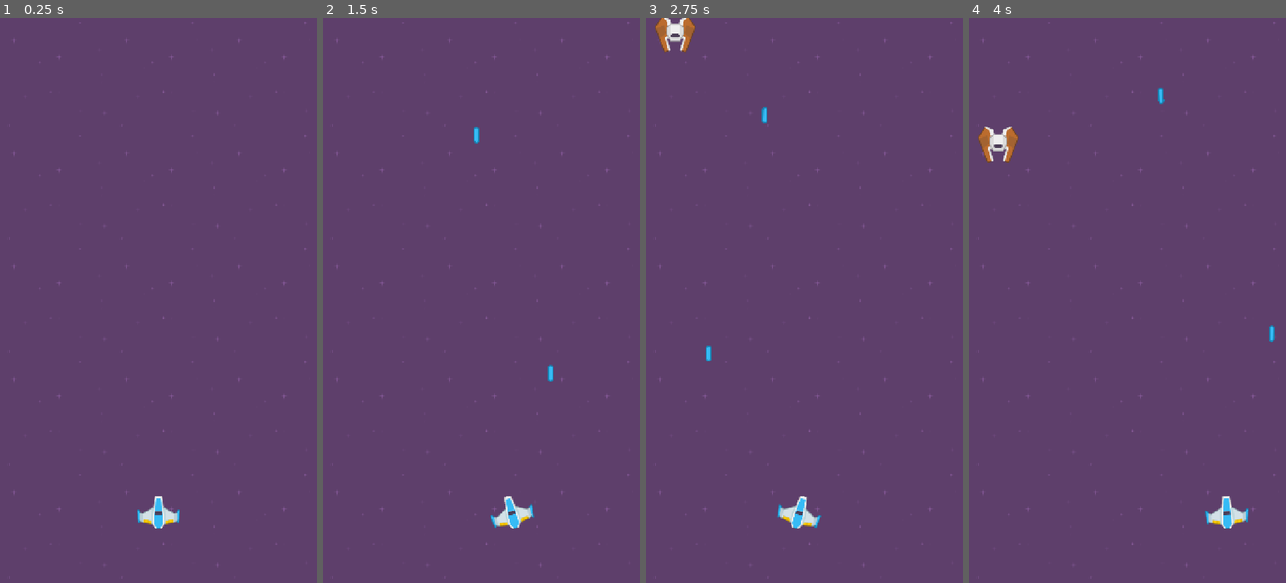
Above: before the commit, frames 1-4 (left to right).
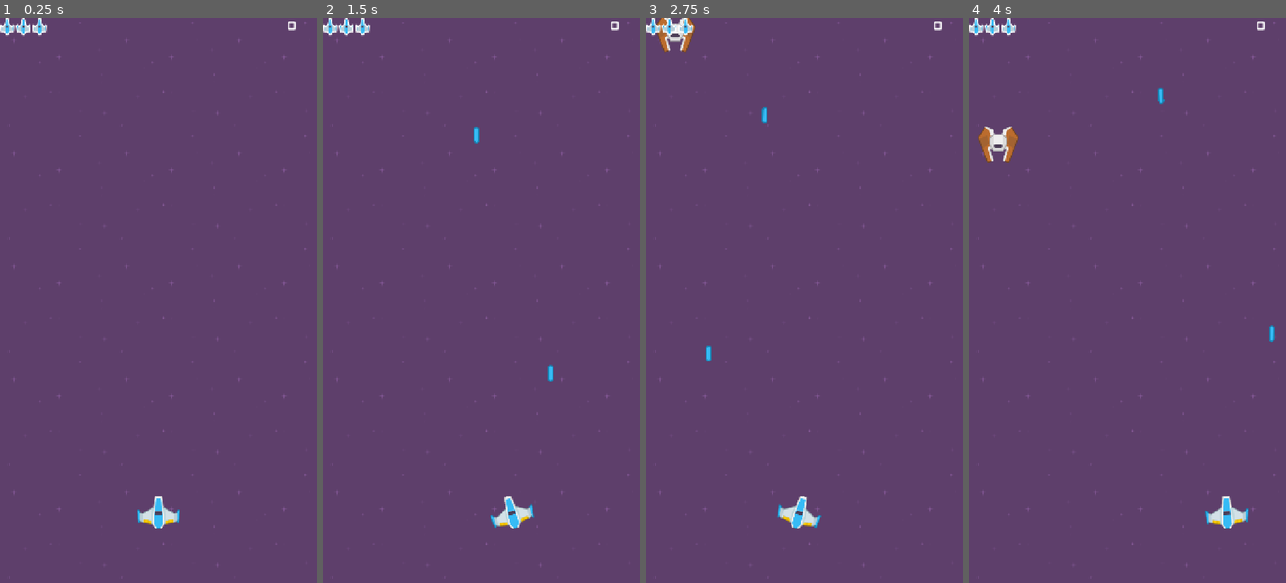
Above: after the commit, the same moments.

Repository: Gael046/Godot-Engine
Game: Godot game, scene res://Scenes/main.tscn
Two runs of this game, one before a commit and one after it. Both use one fixed random seed, a clock stepped at 60 frames per second and the inputs below.
Inputs (mouse positions are in pixels of both pictures, inside the frame that each line leads up to):
- Up to frame 1 (0.25 s): no input
- Up to frame 2 (1.5 s): tap Enter at 0.5 s; move the mouse to (551, 272) at 0.52 s; press the mouse at (551, 272) at 0.53 s; hold Right (move_right) 0.53-1.28 s; move the mouse to (418, 328) at 1.27 s; release the mouse at (418, 328) at 1.28 s; hold Left (move_left) from 1.28 s (still down); click (418, 328) at 1.35 s
- Up to frame 3 (2.75 s): move the mouse to (836, 176) at 2.02 s; release Left (move_left) at 2.03 s; press the mouse at (836, 176) at 2.03 s; hold Right (move_right) from 2.03 s (still down)
- Up to frame 4 (4 s): move the mouse to (1111, 413) at 2.77 s; release the mouse at (1111, 413) at 2.78 s; click (1111, 413) at 2.85 s; move the mouse to (1222, 385) at 3.52 s; release Right (move_right) at 3.53 s; press the mouse at (1222, 385) at 3.53 s; hold Left (move_left) from 3.53 s (still down)

The runs differ from the first frame. In frame 1, 0.3% of the frame differs, in the area x 0-94%, y 0-4%; in frame 2, 0.3%; in frame 3, 0.3%; in frame 4, 0.3%.

Commit message:
1.5

Diff:
--- /dev/null
+++ b/TD1/Scenes/hud.tscn
@@ -0,0 +1,62 @@
+[gd_scene format=3 uid="uid://bb830e54nxi8f"]
+
+[ext_resource type="Script" uid="uid://dlfddogs8ig4o" path="res://Scripts/hud.gd" id="1_bjfho"]
+[ext_resource type="FontFile" uid="uid://kebcj1dqllk2" path="res://KennyAssets/SpaceShooterRedux/Bonus/kenvector_future.ttf" id="1_e0onf"]
+[ext_resource type="Texture2D" uid="uid://dkw1qi8pwrgg3" path="res://KennyAssets/SpaceShooterRedux/UI/playerLife1_blue.png" id="2_fccik"]
+
+[node name="Hud" type="CanvasLayer" unique_id=1156008407]
+process_mode = 3
+script = ExtResource("1_bjfho")
+
+[node name="Label" type="Label" parent="." unique_id=149724642]
+anchors_preset = 1
+anchor_left = 1.0
+anchor_right = 1.0
+offset_left = -67.0
+offset_bottom = 23.0
+grow_horizontal = 0
+theme_override_fonts/font = ExtResource("1_e0onf")
+theme_override_font_sizes/font_size = 30
+text = "0"
+
+[node name="HBoxContainer" type="HBoxContainer" parent="." unique_id=499038427]
+offset_right = 40.0
+offset_bottom = 40.0
+
+[node name="TextureRect" type="TextureRect" parent="HBoxContainer" unique_id=1964506906]
+layout_mode = 2
+texture = ExtResource("2_fccik")
+
+[node name="TextureRect2" type="TextureRect" parent="HBoxContainer" unique_id=144286244]
+layout_mode = 2
+texture = ExtResource("2_fccik")
+
+[node name="TextureRect3" type="TextureRect" parent="HBoxContainer" unique_id=1216990329]
+layout_mode = 2
+texture = ExtResource("2_fccik")
+
+[node name="Panel" type="Panel" parent="." unique_id=718220839]
+anchors_preset = 15
+anchor_right = 1.0
+anchor_bottom = 1.0
+grow_horizontal = 2
+grow_vertical = 2
+
+[node name="Button" type="Button" parent="Panel" unique_id=1754889111]
+layout_mode = 0
+offset_left = 181.0
+offset_top = 1185.0
+offset_right = 249.0
+offset_bottom = 1216.0
+text = "Rejouer"
+
+[node name="Button2" type="Button" parent="Panel" unique_id=1647539859]
+layout_mode = 0
+offset_left = 455.0
+offset_top = 1181.0
+offset_right = 520.0
+offset_bottom = 1212.0
+text = "Quitter"
+
+[connection signal="pressed" from="Panel/Button" to="." method="_on_button_pressed"]
+[connection signal="pressed" from="Panel/Button2" to="." method="_on_button_2_pressed"]
--- a/TD1/Scenes/main.tscn
+++ b/TD1/Scenes/main.tscn
@@ -1,21 +1,24 @@
-[gd_scene load_steps=4 format=3]
+[gd_scene format=3 uid="uid://bytdkhpmpdp8i"]
 
-[ext_resource type="Texture2D" path="res://KennyAssets/SpaceShooterRedux/Backgrounds/purple.png" id="1"]
+[ext_resource type="Texture2D" uid="uid://dtnl7mrf7dbqe" path="res://KennyAssets/SpaceShooterRedux/Backgrounds/purple.png" id="1"]
 [ext_resource type="PackedScene" path="res://Scenes/enemy_spawner.tscn" id="3"]
-[ext_resource type="PackedScene" path="res://Scenes/player.tscn" id="4"]
+[ext_resource type="PackedScene" uid="uid://dsc3qbidoshdp" path="res://Scenes/player.tscn" id="4"]
+[ext_resource type="PackedScene" uid="uid://bb830e54nxi8f" path="res://Scenes/hud.tscn" id="4_jjvhh"]
 
-[node name="Main" type="Node2D"]
+[node name="Main" type="Node2D" unique_id=335236134]
 
-[node name="Background" type="Sprite2D" parent="."]
+[node name="Background" type="Sprite2D" parent="." unique_id=538543751]
 texture_repeat = 2
 texture = ExtResource("1")
 region_enabled = true
 region_rect = Rect2(0, 0, 1024, 2304)
 
-[node name="Camera2D" type="Camera2D" parent="."]
+[node name="Camera2D" type="Camera2D" parent="." unique_id=508351635]
 
-[node name="EnemySpawner" parent="." instance=ExtResource("3")]
+[node name="EnemySpawner" parent="." unique_id=669801938 instance=ExtResource("3")]
 position = Vector2(0, -850)
 
-[node name="Player" parent="." instance=ExtResource("4")]
+[node name="Player" parent="." unique_id=148790817 instance=ExtResource("4")]
 position = Vector2(0, 480)
+
+[node name="Hud" parent="." unique_id=1156008407 instance=ExtResource("4_jjvhh")]
--- a/TD1/Scenes/player.tscn
+++ b/TD1/Scenes/player.tscn
@@ -9,17 +9,17 @@
 [sub_resource type="RectangleShape2D" id="hitbox"]
 size = Vector2(56, 44)
 
-[node name="Player" type="Area2D"]
+[node name="Player" type="Area2D" unique_id=40171719]
 collision_mask = 0
 script = ExtResource("1")
 
-[node name="Sprite2D" type="Sprite2D" parent="."]
+[node name="Sprite2D" type="Sprite2D" parent="." unique_id=1694407630]
 texture = ExtResource("2")
 
-[node name="CollisionShape2D" type="CollisionShape2D" parent="."]
+[node name="CollisionShape2D" type="CollisionShape2D" parent="." unique_id=1582348812]
 shape = SubResource("hitbox")
 
-[node name="Weapon" parent="." instance=ExtResource("3")]
+[node name="Weapon" parent="." unique_id=944227622 instance=ExtResource("3")]
 position = Vector2(0, -45)
 bullet_scene = ExtResource("4")
 muzzle_flash_scene = ExtResource("5")
--- a/TD1/Scripts/bullet.gd
+++ b/TD1/Scripts/bullet.gd
@@ -6,18 +6,15 @@
 @export var damage: int = 1
 @export var hit_effect_scene: PackedScene
 
-# --- 1.3 : le tir avance tout droit, dans la direction de sa rotation
 func _physics_process(delta: float) -> void:
 	position += Vector2.UP.rotated(rotation) * speed * delta
 	if abs(position.y) > 1000.0:
 		queue_free()
 
-# --- 1.4 : ce sont les layers/masks qui décident qui on peut toucher
 func _on_area_entered(area: Area2D) -> void:
 	if area.has_method("take_damage"):
 		area.take_damage(damage)
 
-	# Juice : étincelles à l'impact
 	if hit_effect_scene:
 		var hit_effect: Node2D = hit_effect_scene.instantiate()
 		hit_effect.global_position = global_position
--- a/TD1/Scripts/enemy.gd
+++ b/TD1/Scripts/enemy.gd
@@ -18,12 +18,9 @@
 	life = max_life
 	velocity = Vector2.DOWN * speed
 
-# --- 1.4 : descend vers le bas de l'écran, et disparaît une fois sorti
 func _physics_process(delta: float) -> void:
-	# Juice : après un knockback, on revient progressivement à la vitesse normale
 	velocity = velocity.move_toward(Vector2.DOWN * speed, knockback_recovery * delta)
 	position += velocity * delta
-	# global_position : l'ennemi est enfant du spawner, placé au-dessus de l'écran
 	if global_position.y > 800.0:
 		queue_free()
 
@@ -33,7 +30,6 @@
 		die()
 		return
 
-	# Juice : flash blanc + knockback
 	sprite.modulate = Color(10, 10, 10)
 	flash_timer.start()
 	velocity.y = -knockback
@@ -42,13 +38,12 @@
 	sprite.modulate = Color.WHITE
 
 func die() -> void:
-	# Juice : une explosion à la place de l'ennemi
+	GameManager.add_score(10) # Ajoute 10 au score
 	var explosion: Node2D = explosion_scene.instantiate()
 	explosion.global_position = global_position
 	get_tree().current_scene.add_child(explosion)
 	queue_free()
 
-# Contact direct avec le joueur
 func _on_area_entered(area: Area2D) -> void:
 	if area is Player:
 		area.take_damage(1)
--- a/TD1/Scripts/enemy_spawner.gd
+++ b/TD1/Scripts/enemy_spawner.gd
@@ -3,7 +3,6 @@
 @export var enemy_scene: PackedScene
 @export var x_range: float = 300.0
 
-# --- 1.4 : un ennemi à chaque fin du Timer
 func _on_timer_timeout() -> void:
 	var enemy: Enemy = enemy_scene.instantiate()
 	enemy.position = Vector2(randf_range(-x_range, x_range), 0)
--- /dev/null
+++ b/TD1/Scripts/game_manager.gd
@@ -0,0 +1,30 @@
+extends Node
+
+@export var score: int = 0
+
+var life: int
+
+func _ready() -> void:
+	pass
+
+
+func _process(delta: float) -> void:
+	pass
+
+signal score_changed(score: int)
+signal player_life_changed(life: int)
+signal game_over()
+
+func add_score(points: int) -> void:
+	score += points
+	score_changed.emit(score)
+
+func trigger_game_over() -> void:
+	get_tree().paused = true
+	game_over.emit()
+
+func restart() -> void:
+	score = 0
+	get_tree().paused = false
+	score_changed.emit(score)
+	get_tree().reload_current_scene()
--- /dev/null
+++ b/TD1/Scripts/hud.gd
@@ -0,0 +1,28 @@
+extends CanvasLayer
+
+@onready var score_label: Label = $Label
+@onready var life_container: HBoxContainer = $HBoxContainer
+@onready var panel: Control = $Panel
+
+func _ready() -> void:
+	panel.visible = false
+	GameManager.score_changed.connect(_on_score_changed)
+	GameManager.player_life_changed.connect(_on_player_life_changed)
+
+func _process(delta: float) -> void:
+	pass
+
+func _on_score_changed(new_score: int) -> void:
+	score_label.text = str(new_score)
+
+func _on_player_life_changed(new_life: int) -> void:
+	for i: int in life_container.get_child_count():
+		life_container.get_child(i).visible = i < new_life
+	if(new_life == 0):
+		panel.visible = true
+
+func _on_button_pressed() -> void:
+	GameManager.restart()
+
+func _on_button_2_pressed() -> void:
+	get_tree().quit()
--- a/TD1/Scripts/player.gd
+++ b/TD1/Scripts/player.gd
@@ -15,8 +15,8 @@
 
 func _ready() -> void:
 	life = max_life
+	GameManager.player_life_changed.emit(life)
 
-# --- 1.2 : déplacement. Le Player a une collision, donc on le bouge dans _physics_process
 func _physics_process(delta: float) -> void:
 	var target_velocity: Vector2 = read_direction() * speed
 	# Juice : accélération et freinage progressifs, le vaisseau a du poids
@@ -29,16 +29,13 @@
 func read_direction() -> Vector2:
 	var direction: Vector2 = Vector2.ZERO
 	direction.x = Input.get_axis("move_left", "move_right")
-	# Au doigt (ou à la souris) : on rejoint la position X du doigt, en ralentissant à l'approche
 	if Input.is_action_pressed("touch"):
 		var distance_to_finger: float = get_global_mouse_position().x - global_position.x
 		direction.x = clamp(distance_to_finger / 60.0, -1.0, 1.0)
 	return direction
 
-# --- 1.4 : dégâts (appelé par les ennemis)
 func take_damage(amount: int) -> void:
 	life -= amount
+	GameManager.player_life_changed.emit(life)
 	if life <= 0:
-		# Pour l'instant, la partie recommence. Le vrai game over arrive en 1.5
-		# call_deferred : on est en pleine collision, on recharge à la fin de la frame
-		get_tree().reload_current_scene.call_deferred()
+		GameManager.trigger_game_over()
--- a/TD1/Scripts/weapon.gd
+++ b/TD1/Scripts/weapon.gd
@@ -14,7 +14,6 @@
 func _ready() -> void:
 	cooldown = time_between_shots
 
-# --- 1.3 : tir automatique, avec un cooldown décompté grâce à delta
 func _process(delta: float) -> void:
 	cooldown -= delta
 	if cooldown <= 0.0:
@@ -24,11 +23,9 @@
 func shoot() -> void:
 	var bullet: Bullet = bullet_scene.instantiate()
 	bullet.global_position = global_position
-	# Le tir part dans la direction de l'arme. Juice : légère dispersion
 	bullet.rotation = global_rotation + deg_to_rad(randf_range(-spread_degrees, spread_degrees))
 	get_tree().current_scene.add_child(bullet)
 
-	# Juice : son (le .tres fourni fait varier le pitch) + flash au bout du canon
 	sound.play()
 	if muzzle_flash_scene:
 		add_child(muzzle_flash_scene.instantiate())
--- a/TD1/project.godot
+++ b/TD1/project.godot
@@ -14,6 +14,10 @@
 run/main_scene="res://Scenes/main.tscn"
 config/features=PackedStringArray("4.6", "GL Compatibility")
 config/icon="res://icon.svg"
+
+[autoload]
+
+GameManager="*uid://cms5ihm8mpp5y"
 
 [debug]
 
Not shown: 1 places in TD1/Scenes/player.tscn that only renumber resources
Not shown, added: TD1/Scripts/game_manager.gd.uid
Not shown, added: TD1/Scripts/hud.gd.uid
